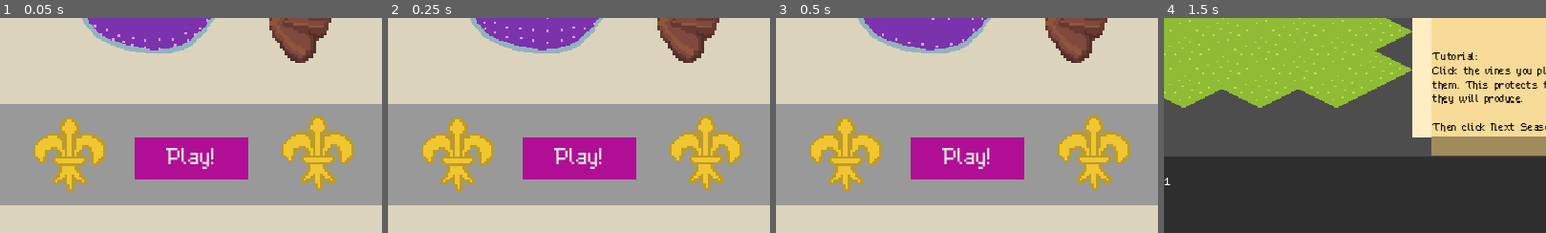
Above: before the commit, frames 1-4 (left to right).
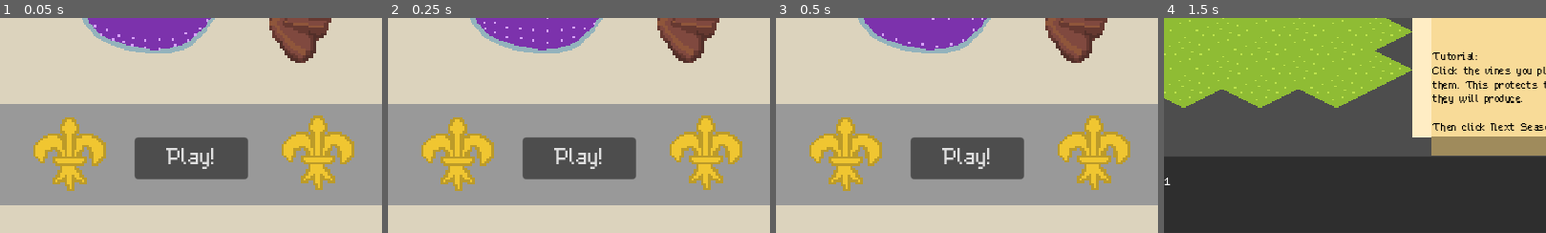
Above: after the commit, the same moments.

Repository: RoxT/ChampangeGGJ2025
Game: Godot game, scene res://TitleScreen.tscn
The game is run twice, just before and just after one commit, with the same random seed, the same clock (stepped at 60 frames per second) and the same inputs.
Inputs:
- Up to frame 1 (0.05 s): no input
- Up to frame 2 (0.25 s): no input
- Up to frame 3 (0.5 s): no input
- Up to frame 4 (1.5 s): click "Play!" at 0.5 s; click "Next Season" at 1.25 s
The pictures show only the part of the screen within x 22-72%, y 50-100%; the shares and areas given below are measured in that part.

The runs differ from the first frame. In frame 1, 5.5% of the frame differs, in the area x 35-65%, y 55-76%; in frame 2, 5.5%; in frame 3, 5.5%; in frame 4, nothing differs.

Commit message:
batch scroll, play button

Diff:
--- a/Champange/RightSidePanel.tscn
+++ b/Champange/RightSidePanel.tscn
@@ -10,10 +10,10 @@
 offset_right = 634.0
 offset_bottom = 295.0
 texture = ExtResource("1_4nfj5")
-patch_margin_left = 32
-patch_margin_top = 32
-patch_margin_right = 32
-patch_margin_bottom = 32
+patch_margin_left = 36
+patch_margin_top = 40
+patch_margin_right = 34
+patch_margin_bottom = 34
 script = ExtResource("2_u3afn")
 
 [node name="Info" type="RichTextLabel" parent="."]
@@ -30,13 +30,6 @@
 theme_override_colors/default_color = Color(0, 0, 0, 1)
 script = ExtResource("2_g0x2c")
 
-[node name="VBoxContainer" type="VBoxContainer" parent="."]
-layout_mode = 0
-offset_left = 15.0
-offset_top = 38.0
-offset_right = 267.0
-offset_bottom = 259.0
-
 [node name="HelpLabel" type="Label" parent="."]
 layout_mode = 1
 anchors_preset = 12
@@ -51,3 +44,19 @@
 grow_vertical = 0
 theme_override_colors/font_color = Color(0, 0, 0, 1)
 autowrap_mode = 3
+
+[node name="ScrollContainer" type="ScrollContainer" parent="."]
+layout_mode = 1
+anchors_preset = 15
+anchor_right = 1.0
+anchor_bottom = 1.0
+offset_left = 16.0
+offset_top = 16.0
+offset_right = -16.0
+offset_bottom = -18.0
+grow_horizontal = 2
+grow_vertical = 2
+
+[node name="VBoxContainer" type="VBoxContainer" parent="ScrollContainer"]
+layout_mode = 2
+theme_override_constants/separation = 1
--- a/Champange/TitleScreen.tscn
+++ b/Champange/TitleScreen.tscn
@@ -7,8 +7,26 @@
 
 [sub_resource type="StyleBoxFlat" id="StyleBoxFlat_1oh6g"]
 
-[sub_resource type="StyleBoxFlat" id="StyleBoxFlat_okr0m"]
+[sub_resource type="StyleBoxFlat" id="StyleBoxFlat_r4o3v"]
 bg_color = Color(0.690196, 0.0588235, 0.584314, 1)
+corner_radius_top_left = 3
+corner_radius_top_right = 3
+corner_radius_bottom_right = 3
+corner_radius_bottom_left = 3
+
+[sub_resource type="StyleBoxFlat" id="StyleBoxFlat_k7qck"]
+bg_color = Color(0.690196, 0.0588235, 0.584314, 1)
+corner_radius_top_left = 3
+corner_radius_top_right = 3
+corner_radius_bottom_right = 3
+corner_radius_bottom_left = 3
+
+[sub_resource type="StyleBoxFlat" id="StyleBoxFlat_r0ttd"]
+bg_color = Color(0, 0.741176, 0, 1)
+corner_radius_top_left = 3
+corner_radius_top_right = 3
+corner_radius_bottom_right = 3
+corner_radius_bottom_left = 3
 
 [sub_resource type="AtlasTexture" id="AtlasTexture_w6rf4"]
 atlas = ExtResource("2_wtip6")
@@ -107,10 +125,10 @@
 offset_top = 280.0
 offset_right = 351.0
 offset_bottom = 315.0
-theme_override_colors/font_hover_color = Color(0.689614, 0.0590744, 0.586114, 1)
-theme_override_colors/font_pressed_color = Color(0, 0.739715, 0, 1)
 theme_override_font_sizes/font_size = 17
-theme_override_styles/normal = SubResource("StyleBoxFlat_okr0m")
+theme_override_styles/hover_pressed = SubResource("StyleBoxFlat_r4o3v")
+theme_override_styles/hover = SubResource("StyleBoxFlat_k7qck")
+theme_override_styles/pressed = SubResource("StyleBoxFlat_r0ttd")
 text = "Play!"
 
 [node name="FleurLeft" type="TextureRect" parent="."]
--- a/Champange/batch_actions.gd
+++ b/Champange/batch_actions.gd
@@ -8,6 +8,7 @@
 var quality := 5
 var has_riddled := false
 var temp_price := 0
+var years := 0
 
 # Called when the node enters the scene tree for the first time.
 func _ready():
@@ -16,6 +17,9 @@
 	setup("cask")
 
 func _next_season():
+	if CP.season == CP.Seasons.SPRING and sprite.animation == "bottled":
+		quality += 2
+		years += 1
 	if monk is TextureRect:
 		var button:Button = monk.get_parent()
 		var action = button.text
@@ -30,13 +34,13 @@
 			"Sell":
 				CP.money += quality
 				queue_free()
-	if CP.season == CP.Seasons.SPRING and sprite.animation == "bottled":
-		quality += 2
 	quality -= temp_price
+	temp_price = 0
 	setup(sprite.animation)
 
 func refresh():
 	if quality < 1: quality = 1
+	$YearsLabel.text = "%s\nyrs" % years
 	$QualityLabel.text = "%s" % quality
 
 
@@ -64,7 +68,7 @@
 			else:
 				button_1.disabled = false
 				button_1.text = "Riddle"
-	$QualityLabel.text = "%s" % quality
+	refresh()
 
 
 func move_monk_to(button:Button):
--- a/Champange/batch_actions.tscn
+++ b/Champange/batch_actions.tscn
@@ -1,13 +1,14 @@
-[gd_scene load_steps=16 format=3 uid="uid://o6ptoqvbyt34"]
+[gd_scene load_steps=17 format=3 uid="uid://o6ptoqvbyt34"]
 
 [ext_resource type="Script" path="res://batch_actions.gd" id="1_l0hk3"]
 [ext_resource type="Texture2D" uid="uid://buof8b4xcuxbc" path="res://RiddleBottle-Sheet.png" id="2_hd2is"]
 [ext_resource type="Texture2D" uid="uid://3radpiy1ay4" path="res://BubblingCask-Sheet.png" id="3_dv0xh"]
 [ext_resource type="Texture2D" uid="uid://b5en6ktlaf470" path="res://WineLabel.png" id="4_1qnij"]
 [ext_resource type="ButtonGroup" uid="uid://hj7gwkxb20t3" path="res://batch_actions_button_group.tres" id="4_mukwr"]
+[ext_resource type="Texture2D" uid="uid://bxt545btd7poj" path="res://FlatCoin.png" id="6_se3rp"]
 
-[sub_resource type="StyleBoxFlat" id="StyleBoxFlat_kavyq"]
-bg_color = Color(0.34902, 0.6, 0.6, 0.294118)
+[sub_resource type="StyleBoxFlat" id="StyleBoxFlat_qwhev"]
+bg_color = Color(0.54, 0.46692, 0.2268, 0.168627)
 
 [sub_resource type="AtlasTexture" id="AtlasTexture_pvx0f"]
 atlas = ExtResource("2_hd2is")
@@ -85,7 +86,7 @@
 offset_right = -390.0
 offset_bottom = 37.0
 grow_horizontal = 2
-theme_override_styles/panel = SubResource("StyleBoxFlat_kavyq")
+theme_override_styles/panel = SubResource("StyleBoxFlat_qwhev")
 script = ExtResource("1_l0hk3")
 
 [node name="AnimatedSprite2D" type="AnimatedSprite2D" parent="."]
@@ -122,9 +123,9 @@
 anchor_top = 0.5
 anchor_right = 1.0
 anchor_bottom = 0.5
-offset_left = -31.0
+offset_left = -56.0
 offset_top = -8.5
-offset_right = -7.0
+offset_right = -32.0
 offset_bottom = 8.5
 grow_horizontal = 0
 grow_vertical = 2
@@ -137,12 +138,27 @@
 anchors_preset = 4
 anchor_top = 0.5
 anchor_bottom = 0.5
-offset_left = 3.0
+offset_left = 1.0
 offset_top = -18.5
-offset_right = 18.0
+offset_right = 15.0
 offset_bottom = 18.5
 grow_vertical = 2
 text = "50"
+horizontal_alignment = 1
+vertical_alignment = 1
+
+[node name="FlatCoin" type="Sprite2D" parent="."]
+position = Vector2(8, 23)
+texture = ExtResource("6_se3rp")
+
+[node name="YearsLabel" type="Label" parent="."]
+layout_mode = 0
+offset_left = 218.0
+offset_right = 250.0
+offset_bottom = 37.0
+text = "43
+yrs"
+horizontal_alignment = 1
 vertical_alignment = 1
 
 [connection signal="toggled" from="Button1" to="." method="_on_button_1_toggled"]
--- a/Champange/modal.gd
+++ b/Champange/modal.gd
@@ -45,6 +45,8 @@
 	var desc := ""
 	var b_1 := "Okay"
 	var b_2 := ""
+	$Panel/Button1.disabled = false
+	$Panel/Button2.disabled = false
 
 	match event:
 		"tax":
@@ -52,6 +54,8 @@
 			desc = "The king has demanded 2 bottles of champange or 20 gold coins in tax."
 			b_1 = "20 gold coins"
 			b_2 = "2 bottles"
+			$Panel/Button1.disabled = CP.money < 20
+			$Panel/Button2.disabled = bottles < 2
 		"drought":
 			title = "DROUGHT"
 			desc = "A drought this last summer has withered the vines, decreasing the quality of fields this year"
--- a/Champange/right_side_panel.gd
+++ b/Champange/right_side_panel.gd
@@ -1,7 +1,7 @@
 extends NinePatchRect
 
 const BatchActions := preload("res://batch_actions.tscn")
-@onready var vbox := $VBoxContainer
+@onready var vbox := $ScrollContainer/VBoxContainer
 
 # Called when the node enters the scene tree for the first time.
 func _ready():
@@ -14,7 +14,7 @@
 	vbox.add_child(new_batch)
 
 func how_many_bottles()->int:
-	return $VBoxContainer.get_child_count()
+	return vbox.get_child_count()
 
 func _on_season_ended():
 	var key = "%s_YEAR%s" % [CP.Seasons.keys()[CP.season].to_upper(), CP.year]
@@ -28,16 +28,16 @@
 func event_result(result):
 	match result:
 		"warm":
-			for batch in $VBoxContainer.get_children():
+			for batch in vbox.get_children():
 				if batch.sprite.animation == "cask":
 					batch.quality -= 4
 		"festival":
-			for batch in $VBoxContainer.get_children():
+			for batch in vbox.get_children():
 				batch.temp_price = floori(batch.quality * 0.4)
 				batch.quality += batch.temp_price
 		"tax_bottle":
 
-			var children = $VBoxContainer.get_children()
+			var children = vbox.get_children()
 			var a = children[0]
 			for c in children:
 				if c.quality < a.quality:
Not shown, added: Champange/FlatCoin.png.import
Not shown: 1 places in Champange/TitleScreen.tscn that only renumber resources
Binary file changed: Champange/icon.png
